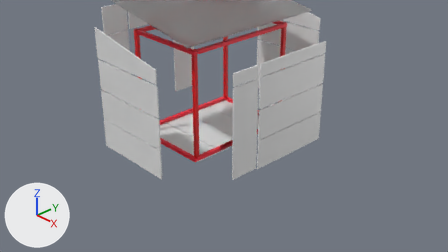
Before and after pictures for a commit that changed the Blender file Gardenshed/Gartenhütte_3.blend.
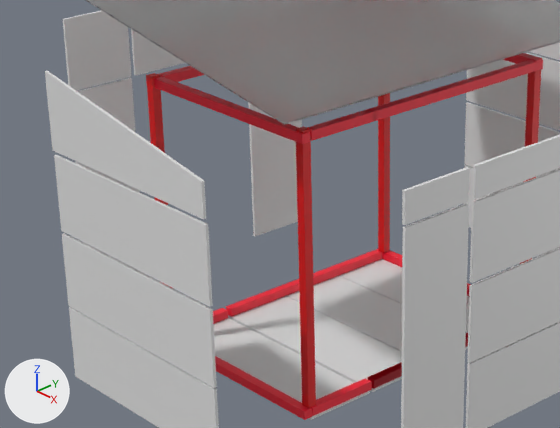
The first picture shows the older version from the file's camera 'Camera'. The close-ups show both versions on the part from 17% to 66% of the width and 0% to 66% of the height of that picture; other places that the commit changed are outside them. Every picture has the same lights, and +X, +Y and +Z are marked at lower left.

Objects in the first close-up: 'Bohle2', 'Bohle3.004', 'Bohle3.005', 'Bohle3.006', 'Bohle3.007', 'Bohle3.008', 'Bohle3.011', 'Bohle3.014', 'Bohle3.015', 'Bohle3.016', 'Bohle3.019', 'Cube.006', 'Cube.007', 'Cube.008', 'Cube.009', 'Cube.012', 'Cube.013', 'Cube.014', 'Würfel'.
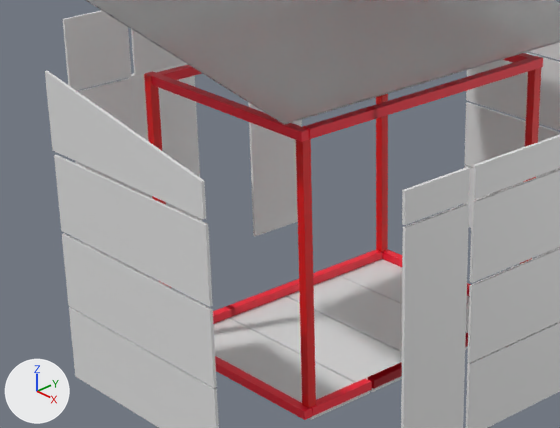
Where the change shows, as pixel boxes (x1, y1, x2, y2) in the close-ups (560 x 428 px):
'Cube.009', moved
    before: (367, 60, 543, 122)
    after: (368, 56, 543, 119)
'Cube.008', moved
    before: (146, 76, 310, 144)
    after: (145, 71, 309, 142)
'Bohle3.021', added
    after: (162, 63, 202, 221)
'Cube.007', moved
    before: (378, 93, 390, 253)
    after: (376, 94, 388, 252)
'Bohle3.017', added
    after: (128, 69, 171, 207)
'Cube.006', moved
    before: (146, 73, 173, 289)
    after: (144, 74, 171, 288)
'Cube.014', moved
    before: (307, 109, 376, 141)
    after: (303, 106, 377, 139)
'Cube.012', moved
    before: (158, 66, 204, 82)
    after: (157, 65, 202, 80)
'Cube.013', rescaled
    before: (213, 308, 228, 324)
    after: (213, 305, 235, 324)

What changed in the scene script:
```text
Change ob_cube_006:
    ob_cube_006.location: (-0.688, -1.291, 0.978) -> (-0.711, -1.291, 0.978)
Change ob_cube_007:
    ob_cube_007.location: (-0.688, 0.703, 0.978) -> (-0.71, 0.703, 0.978)
Change ob_cube_008:
    ob_cube_008.location: (0.005, -1.274, 1.836) -> (-0.003, -1.275, 1.848)
Change ob_cube_009:
    ob_cube_009.location: (0.727, -0.003, 1.84) -> (0.727, -0.003, 1.853)
Change ob_cube_012:
    ob_cube_012.location: (-0.685, -0.986, 1.836) -> (-0.716, -1.0, 1.836)
Change ob_cube_013:
    ob_cube_013.scale: (0.03, 0.25, 0.03) -> (0.03, 0.292, 0.03)
Change ob_cube_014:
    ob_cube_014.location: (0.727, -0.985, 1.84) -> (0.727, -0.985, 1.853)
Add ob_bohle3_021:
    ob_bohle3_021 = bpy.data.objects.new('Bohle3.021', me_cube_046.copy())  # the mesh of ob_bohle3_016
    ob_bohle3_021.location = (-2.071, -0.1, 0.75)
    ob_bohle3_021.rotation_euler = (1.571, -3.141, -1.119)  # degrees (90, -180, -64)
    ob_bohle3_021.scale = (0.25, 0.75, 0.01)
Add ob_bohle3_017:
    ob_bohle3_017 = bpy.data.objects.new('Bohle3.017', me_cube_046.copy())  # the mesh of ob_bohle3_016
    ob_bohle3_017.location = (-1.868, -0.52, 0.75)
    ob_bohle3_017.rotation_euler = (1.571, -3.141, -1.119)  # degrees (90, -180, -64)
    ob_bohle3_017.scale = (0.25, 0.75, 0.01)
```
